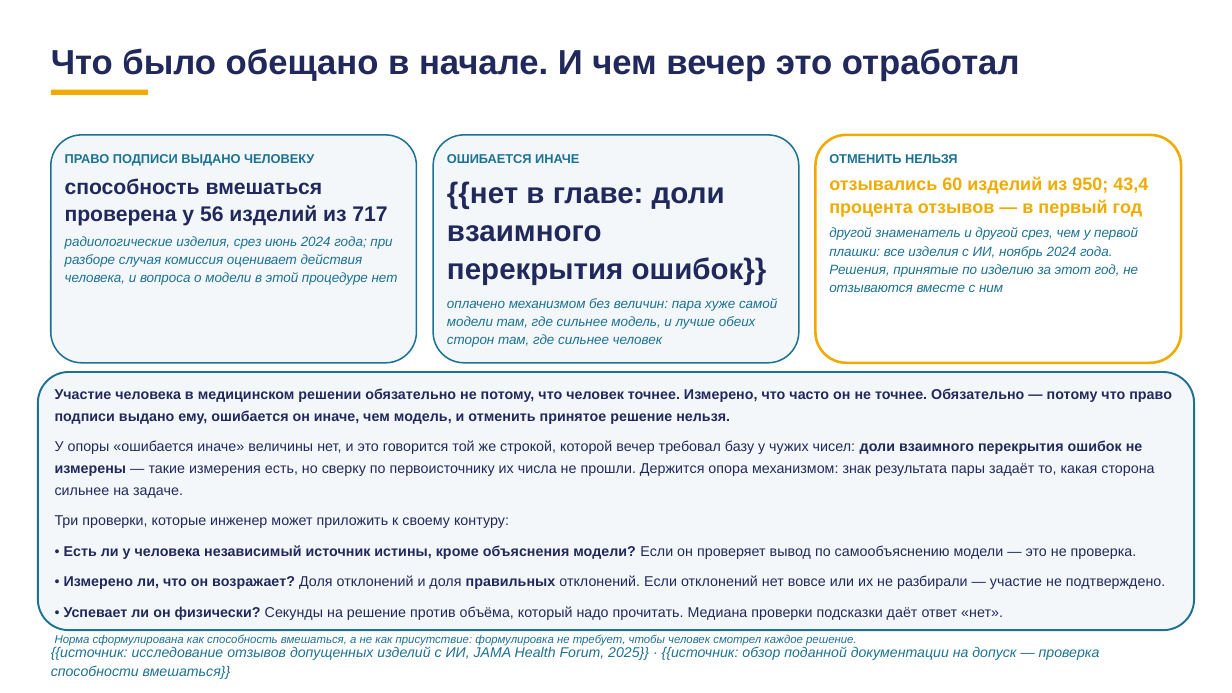
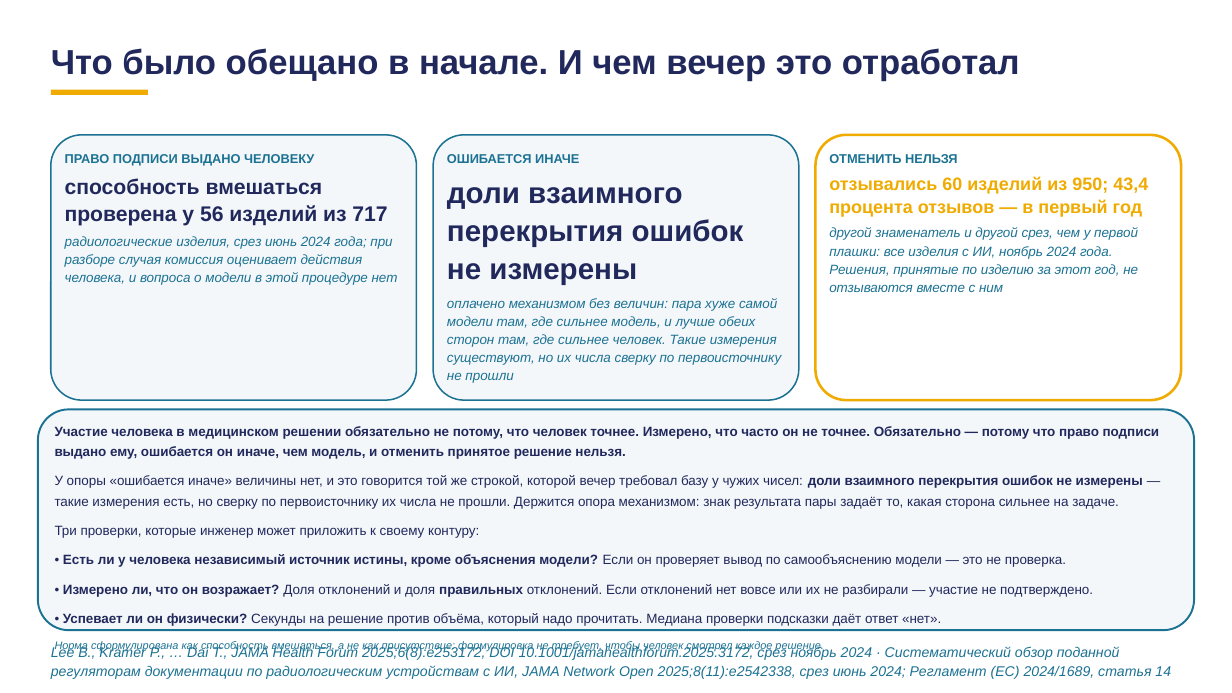
Before and after one commit to tellina-study/AI-usage-lessons, a slide deck: slide 108 of library/lectures/lec-07/rework/deck/lec-07-karkas.pptx. Drawn at 1232x693 pixels with LibreOffice and Linux fonts; fonts in the diff are those of the drawing. Boxes give left, top, right and bottom in pixels: in the first picture for what was removed or moved away, otherwise in the second. Text is boxed around its words. In the diff, an @@ line names an element or a change of style, - is before the commit and + after.

```diff
--- a/library/lectures/lec-07/rework/deck/lec-07-karkas.pptx
+++ b/library/lectures/lec-07/rework/deck/lec-07-karkas.pptx
@@ rounded rectangle: place and size @@
-rounded rectangle at (51,135,417,363)
+rounded rectangle at (51,135,417,400)
@@ rounded rectangle: place and size @@
-rounded rectangle at (433,135,799,363)
+rounded rectangle at (433,135,799,400)
@@ proportions changed in 4 elements at (38,409,1194,630), (51,135,417,400), (433,135,799,400), (816,135,1182,400) @@
@@ rounded rectangle: place and size @@
-rounded rectangle at (816,135,1182,363)
+rounded rectangle at (816,135,1182,400)
@@ text at (447,187,744,285): text changed @@
-{{нет в главе: доли взаимного перекрытия ошибок}}
+доли взаимного перекрытия ошибок не измерены
@@ text at (447,298,781,383): text changed @@
-оплачено механизмом без величин: пара хуже самой модели там, где сильнее модель, и лучше обеих сторон там, где сильнее человек
+оплачено механизмом без величин: пара хуже самой модели там, где сильнее модель, и лучше обеих сторон там, где сильнее человек. Такие измерения существуют, но их числа сверку по первоисточнику не прошли
@@ rounded rectangle: place and size @@
-rounded rectangle at (38,372,1194,630)
+rounded rectangle at (38,409,1194,630)
@@ text "Участие человека в медицинском решении ...": place and size @@
-text "Участие человека в медицинском решении ..." at (55,388,1172,647)
+text "Участие человека в медицинском решении ..." at (55,426,1160,652)
@@ text "Участие человека в медицинском решении ..." at (55,426,1160,652): size 11.1 to 10.5 pt in "Участие человека в медицинском решении обязательно не ...", "У опоры «ошибается иначе» величины нет, и ...", "Три проверки, которые инженер может приложить к ...", "• Есть ли у человека независимый источник ..." and 2 more places; size 8.9 to 8.5 pt in "Норма сформулирована как способность вмешаться, а не ..." @@
@@ text at (51,646,1171,679): text changed @@
-{{источник: исследование отзывов допущенных изделий с ИИ, JAMA Health Forum, 2025}} · {{источник: обзор поданной документации на допуск — проверка способности вмешаться}}
+Lee B., Kramer P., … Dai T., JAMA Health Forum 2025;6(8):e253172, DOI 10.1001/jamahealthforum.2025.3172, срез ноябрь 2024 · Систематический обзор поданной регуляторам документации по радиологическим устройствам с ИИ, JAMA Network Open 2025;8(11):e2542338, срез июнь 2024; Регламент (ЕС) 2024/1689, статья 14
```
Also in this commit, not shown: 62 other slides changed, 5 other files.
